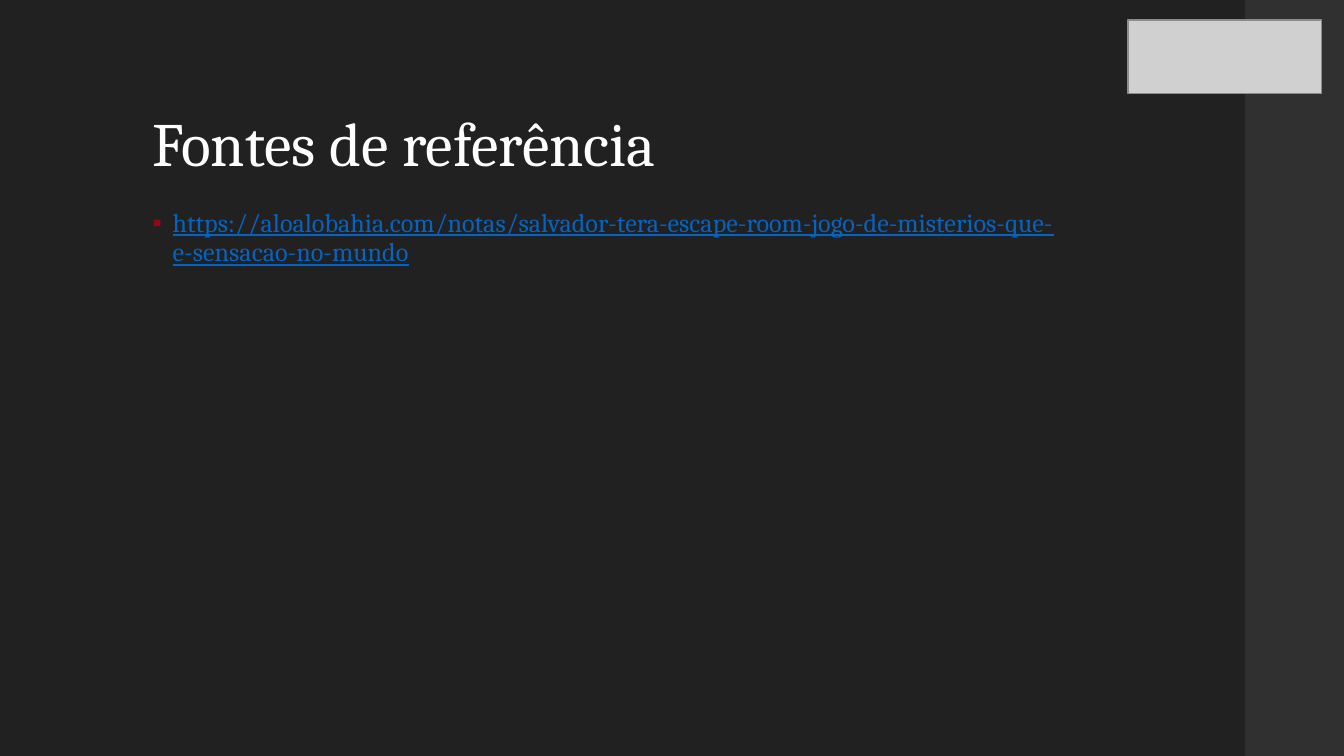
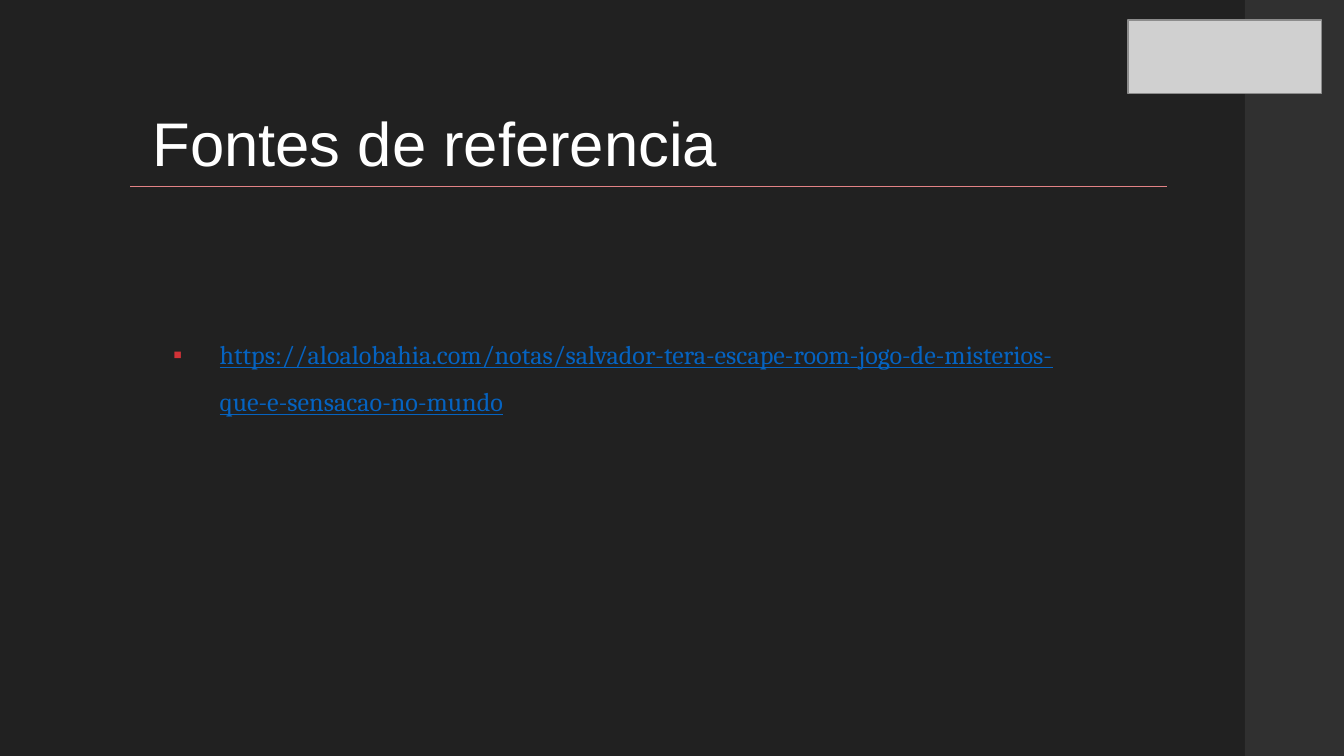
Before and after one commit to brendonborck/mystery_house_game, a slide deck: slide 16 of Apresentacao.pptx. Drawn at 1344x756 pixels with LibreOffice and Linux fonts; fonts in the diff are those of the drawing; grey boxes stand for pictures. Boxes give left, top, right and bottom in pixels: in the first picture for what was removed or moved away, otherwise in the second. Text is boxed around its words. In the diff, an @@ line names an element or a change of style, - is before the commit and + after.

Commit message:
Jogo completo

```diff
--- a/Apresentacao.pptx
+++ b/Apresentacao.pptx
@@ title at [153, 121, 717, 167]: text changed; font Cambria to Arial @@
-Fontes de referência
+Fontes de referencia
@@ line added from (130, 187) to (1168, 187), #E38386 0.75 pt @@
@@ text "https://aloalobahia.com/notas/salvador-tera-escape-room-jogo ..." at [220, 346, 1052, 417]: indent changed; line spacing 0.95 to 1.5; bullet colour #960618 to #D23237; vertical alignment top to middle @@
```
Also in this commit, not shown: 13 other slides changed, 2 slides added, 2 slides removed, 3 other files.
